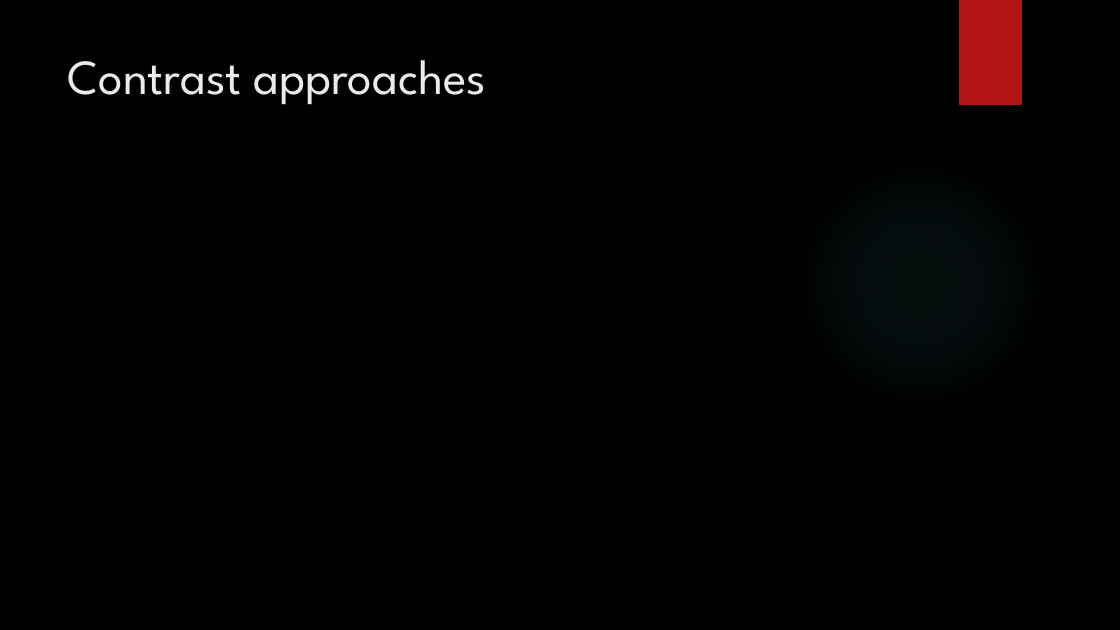
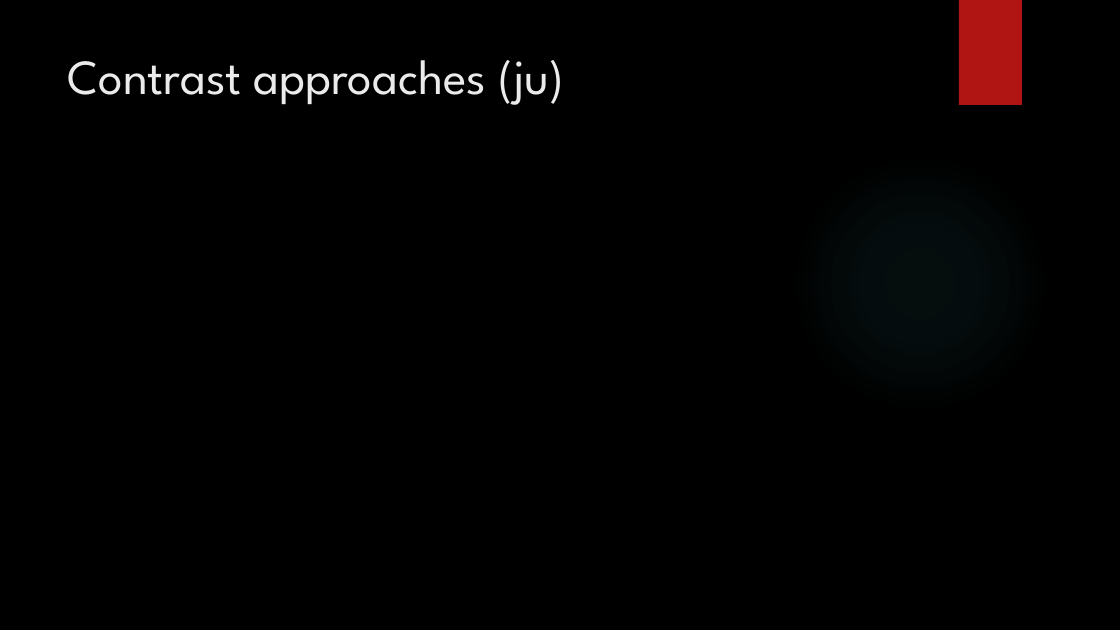
Before and after one commit to Beabir/TaskModule4_MNER, a slide deck: slide 23 of CAS NLP Module 4_jd_bb.pptx (slide 22 before the commit). Drawn at 1120x630 pixels with LibreOffice and Linux fonts; fonts in the diff are those of the drawing; background and template pictures are left out. Boxes give left, top, right and bottom in pixels: in the first picture for what was removed or moved away, otherwise in the second. Text is boxed around its words. In the diff, an @@ line names an element or a change of style, - is before the commit and + after.

```diff
--- a/CAS NLP Module 4_jd_bb.pptx
+++ b/CAS NLP Module 4_jd_bb.pptx
@@ title at (68,60,564,105): text changed @@
-Contrast approaches
+Contrast approaches (ju)
```
Also in this commit, not shown: 4 other slides changed, 1 slide added.
